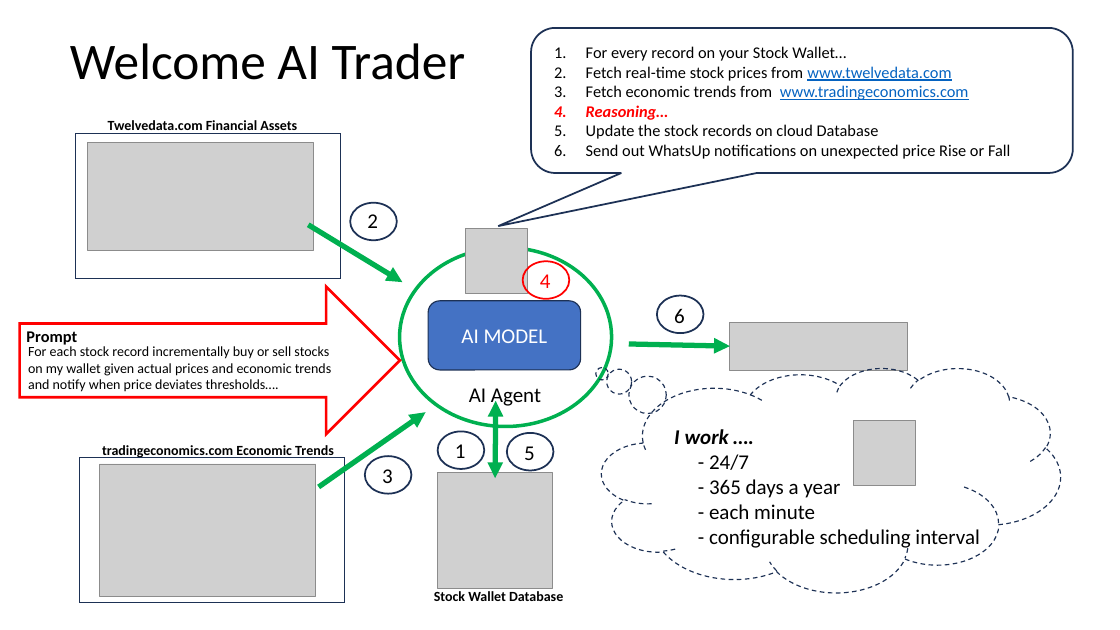
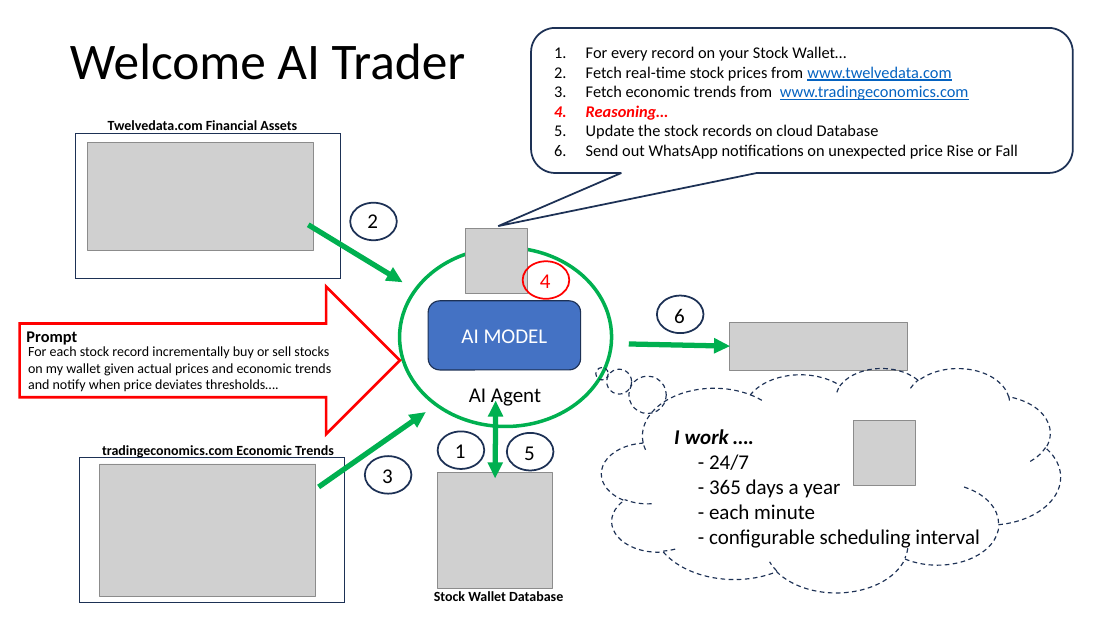
Before and after one commit to agilesolutions/agilesolutions.github.io, a slide deck: slide 4 of ppt/ai-trader.pptx. Drawn at 1120x630 pixels with LibreOffice and Linux fonts; fonts in the diff are those of the drawing; grey boxes stand for pictures. Boxes give left, top, right and bottom in pixels: in the first picture for what was removed or moved away, otherwise in the second. Text is boxed around its words. In the diff, an @@ line names an element or a change of style, - is before the commit and + after.

Commit message:
AI trader

```diff
--- a/ppt/ai-trader.pptx
+++ b/ppt/ai-trader.pptx
@@ text at <box>586,144,1018,159</box>: text changed @@
-6. Send out WhatsUp notifications on unexpected price Rise or Fall
+6. Send out WhatsApp notifications on unexpected price Rise or Fall
```
Also in this commit, not shown: 1 other slide changed, 2 other files.
